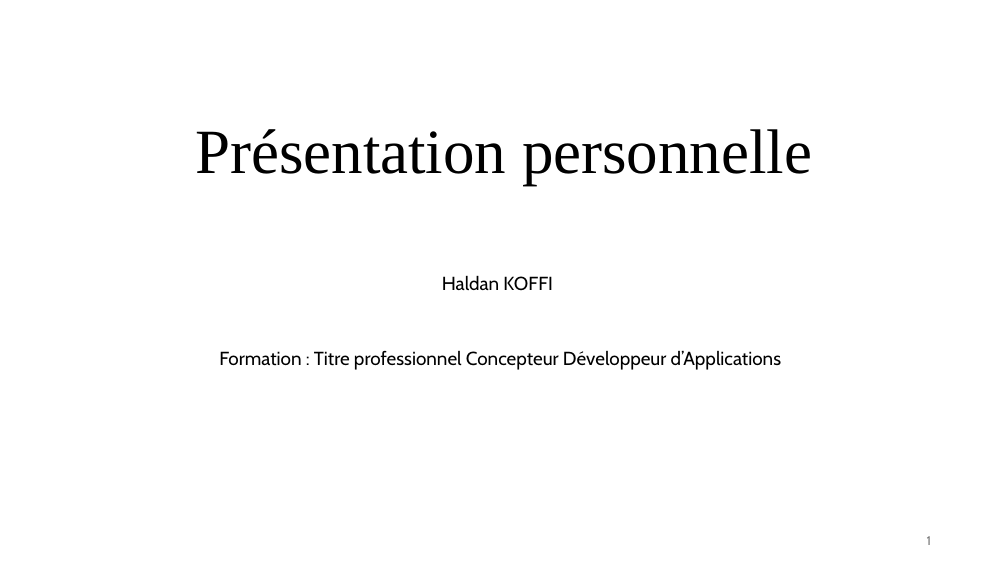
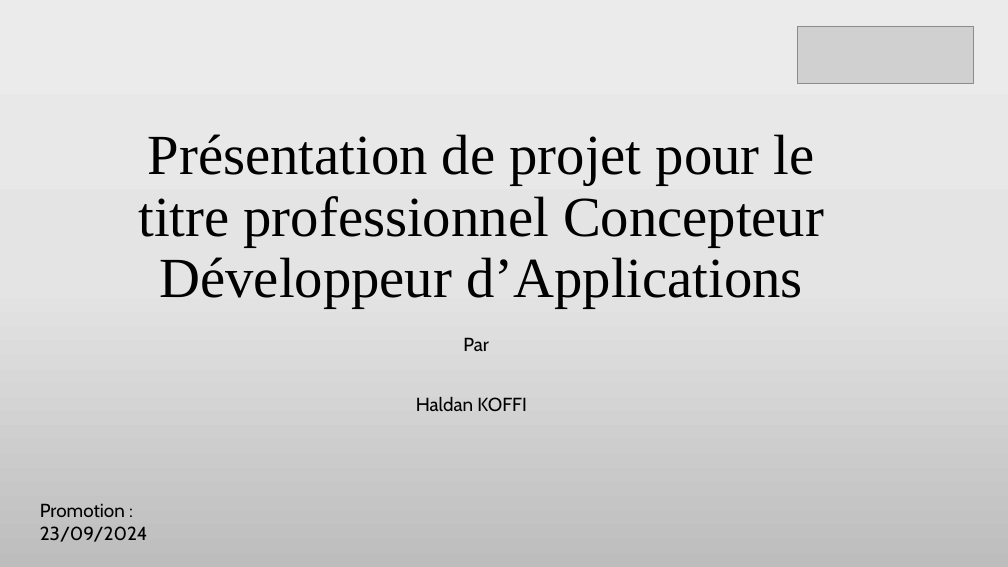
Before and after one commit to manelbenhamouda/projets-CDA, a slide deck: slide 1 of Diaporama_Haldan.pptx. Drawn at 1008x567 pixels with LibreOffice and Linux fonts; fonts in the diff are those of the drawing; grey boxes stand for pictures. Boxes give left, top, right and bottom in pixels: in the first picture for what was removed or moved away, otherwise in the second. Text is boxed around its words. In the diff, an @@ line names an element or a change of style, - is before the commit and + after.

```diff
--- a/Diaporama_Haldan.pptx
+++ b/Diaporama_Haldan.pptx
@@ background #FFFFFF to gradient #ECECEC to #E5E5E5 to #BEBEBE @@
@@ picture added at bbox=[798, 26, 974, 83] @@
@@ title at bbox=[138, 134, 824, 308]: text changed; size 60 to 54 pt @@
-Présentation personnelle
+Présentation de projet pour le titre professionnel Concepteur Développeur d’Applications
@@ text removed at bbox=[219, 350, 781, 370] @@
-Formation : Titre professionnel Concepteur Développeur d’Applications
@@ text added at bbox=[463, 337, 489, 351], 18 pt, text #000000 @@
+Par
@@ text "Haldan KOFFI": place and size @@
-text "Haldan KOFFI" at bbox=[442, 275, 552, 291]
+text "Haldan KOFFI" at bbox=[416, 397, 526, 411]
@@ text added at bbox=[40, 503, 148, 542], 18 pt, text #000000 @@
+Promotion : 23/09/2024
@@ page number removed at bbox=[927, 536, 931, 545] @@
-1
```
Also in this commit, not shown: 7 other slides changed, 13 slides added.
